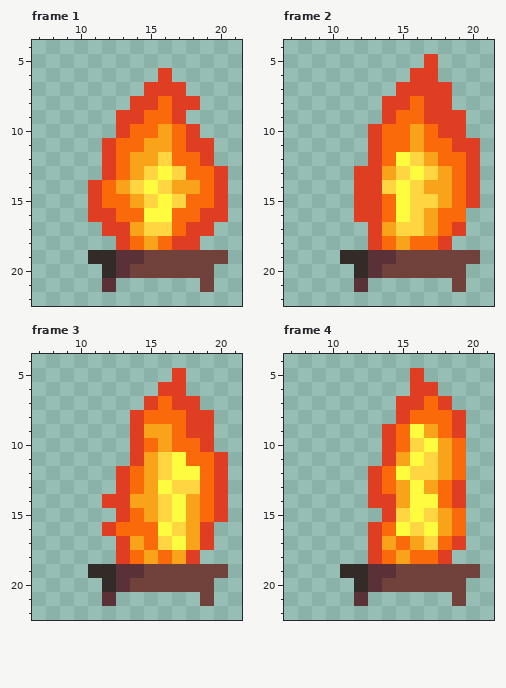
Edited in one commit: pixel-art file (fire_sketch/fire_src.aseprite). Above is the file before it was changed.
32x32 pixels, 6 frames. Shown: frame 1: x 7..21, y 4..22; frame 2: x 7..21, y 4..22; frame 3: x 7..21, y 4..22; frame 4: x 7..21, y 4..22. The commit also changed other frames, which this record leaves out.
The same view after the edit:
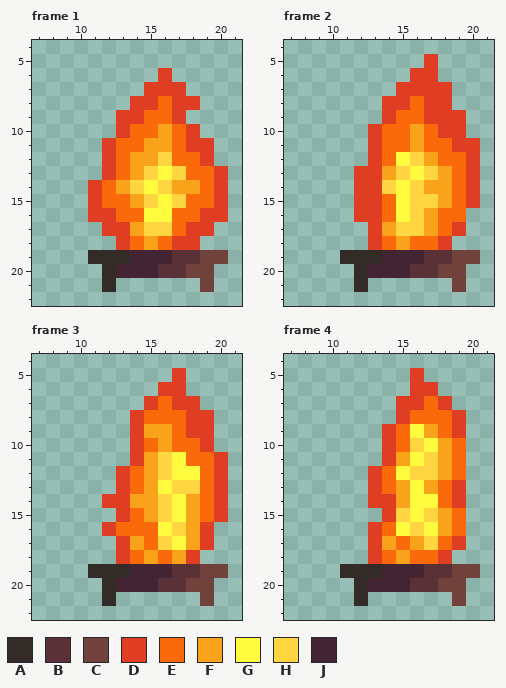
Palette (. is transparent): A #322b28  B #5b3138  C #71413b  D #df3e23  E #fa6a0a  F #f9a31b  G #fffc40  H #ffd541  J #422433
What changed:
Frame 1:
y 19: x 13..18 BBCCCC -> AJJJBB
y 20: x 13..17 BCCCC -> JJJBB
y 21: x 12 B -> A
Frame 2: the same change as frame 1
Frame 3: the same change as frame 1
Frame 4: the same change as frame 1
